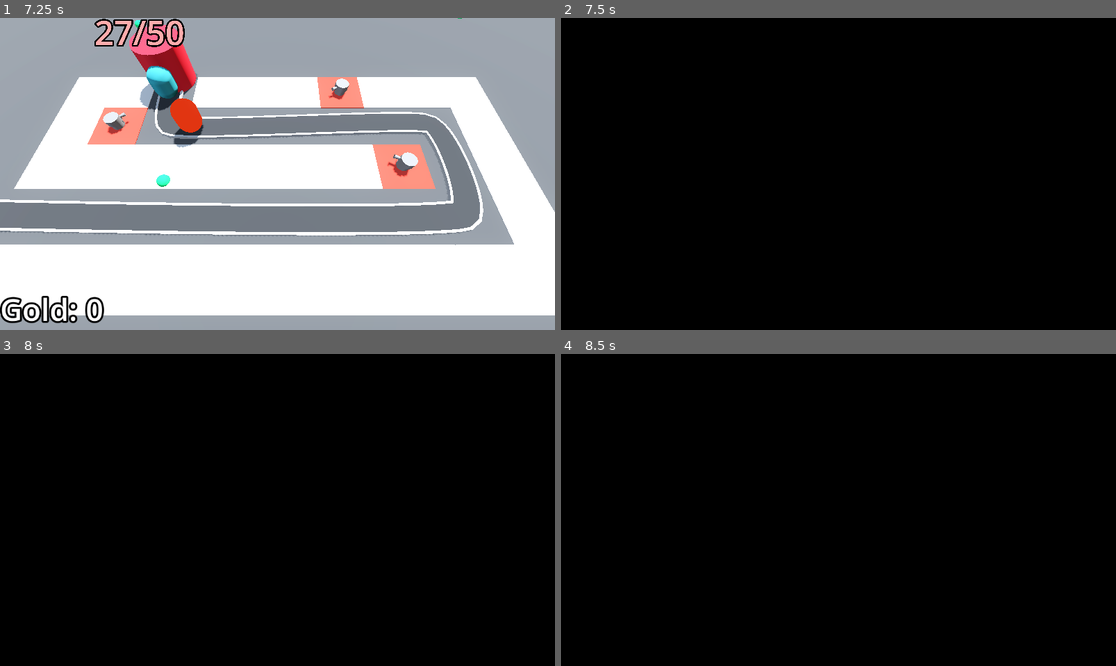
Above: before the commit, frames 1-4 (two rows, left to right).
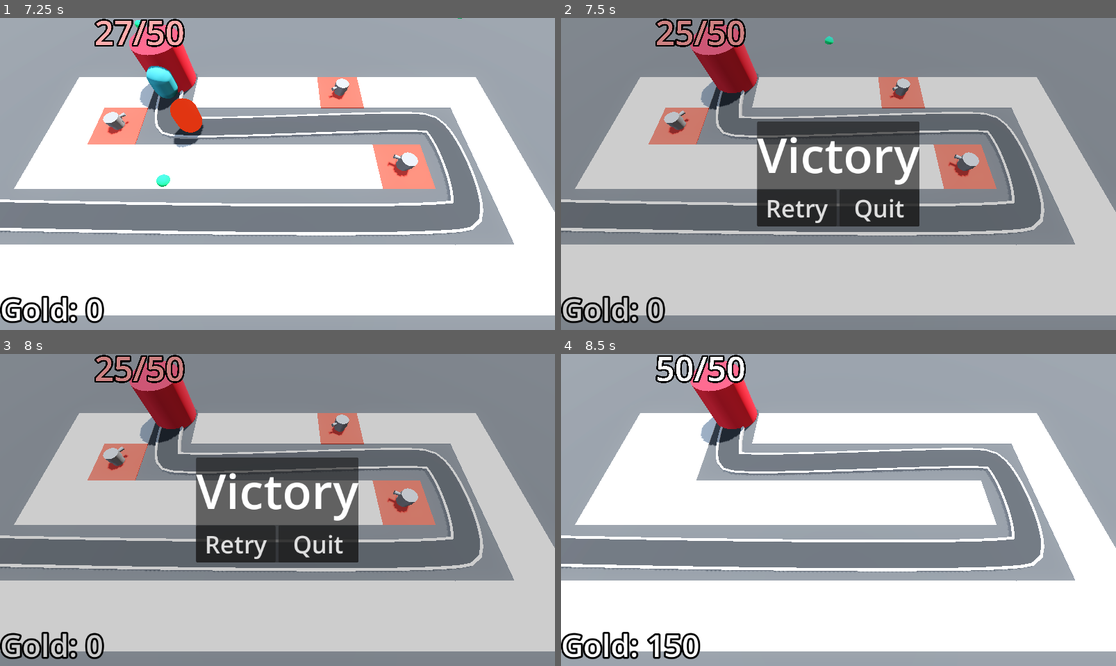
Above: after the commit, the same moments.

Repository: Rubix334/Barbarian_blaster
Game: Godot game, scene res://base_level.tscn
Same seed, same stepped clock (60 frames per second), same inputs: the game is played once before the commit and once after it.
Inputs (mouse positions are in pixels of both pictures, inside the frame that each line leads up to):
- Up to frame 1 (7.25 s): move the mouse to (399, 158) at 0.52 s; click (399, 158) at 0.6 s; move the mouse to (166, 189) at 1.27 s; click (166, 189) at 1.35 s; move the mouse to (333, 105) at 2.02 s; click (333, 105) at 2.1 s; move the mouse to (249, 236) at 2.77 s; click (249, 236) at 2.85 s; move the mouse to (444, 220) at 3.52 s; click (444, 220) at 3.6 s; move the mouse to (111, 127) at 4.27 s; click (111, 127) at 4.35 s; move the mouse to (305, 174) at 5.02 s; click (305, 174) at 5.1 s; move the mouse to (194, 96) at 5.77 s; click (194, 96) at 5.85 s; move the mouse to (399, 158) at 6.52 s; click (399, 158) at 6.6 s
- Up to frame 2 (7.5 s): move the mouse to (727, 189) at 7.27 s; click (727, 189) at 7.35 s
- Up to frame 3 (8 s): no input
- Up to frame 4 (8.5 s): click (794, 544) at 8 s, where only the run after the commit has a clickable "Retry"

Frame 1 is identical in both runs. In frame 2, 99% of the frame differs, in the area x 0-100%, y 0-100%; in frame 3, 99%; in frame 4, 99%.

Commit message:
Victory Screen complete

Diff:
--- a/base_level.tscn
+++ b/base_level.tscn
@@ -9,6 +9,7 @@
 [ext_resource type="Script" uid="uid://cgu2xobyup678" path="res://Turret/turret_manager.gd" id="5_ftfrf"]
 [ext_resource type="PackedScene" uid="uid://d01unib15e15u" path="res://Turret/turret.tscn" id="6_u2wky"]
 [ext_resource type="PackedScene" uid="uid://duai3x7n3jwkp" path="res://difficulty_manager.tscn" id="9_xjg0i"]
+[ext_resource type="Script" uid="uid://76luocasr4vw" path="res://victory_layer.gd" id="10_ykwpl"]
 
 [sub_resource type="LabelSettings" id="LabelSettings_2elnx"]
 font_size = 64
@@ -48,6 +49,9 @@
 _limits = [10.0, 150.0, 0.0, 1.0]
 _data = [Vector2(0, 10), 0.0, 140.0, 0, 1, Vector2(1, 150), 140.0, 0.0, 1, 0]
 point_count = 2
+
+[sub_resource type="LabelSettings" id="LabelSettings_fxpm7"]
+font_size = 100
 
 [node name="BaseLevel" type="Node3D" unique_id=1009587592]
 
@@ -165,6 +169,7 @@
 
 [node name="VictoryLayer" type="CanvasLayer" parent="." unique_id=891238701]
 visible = false
+script = ExtResource("10_ykwpl")
 
 [node name="ColorRect" type="ColorRect" parent="VictoryLayer" unique_id=1170169032]
 anchors_preset = 15
@@ -172,7 +177,53 @@
 anchor_bottom = 1.0
 grow_horizontal = 2
 grow_vertical = 2
-color = Color(0, 0, 0, 1)
+color = Color(0, 0, 0, 0.19607843)
+
+[node name="CenterContainer" type="CenterContainer" parent="VictoryLayer" unique_id=1707542496]
+anchors_preset = 8
+anchor_left = 0.5
+anchor_top = 0.5
+anchor_right = 0.5
+anchor_bottom = 0.5
+offset_left = -250.0
+offset_top = -275.0
+offset_right = 250.0
+offset_bottom = 275.0
+grow_horizontal = 2
+grow_vertical = 2
+size_flags_horizontal = 4
+size_flags_vertical = 4
+
+[node name="PanelContainer" type="PanelContainer" parent="VictoryLayer/CenterContainer" unique_id=1188369521]
+layout_mode = 2
+
+[node name="VBoxContainer" type="VBoxContainer" parent="VictoryLayer/CenterContainer/PanelContainer" unique_id=1021495319]
+layout_mode = 2
+
+[node name="Label" type="Label" parent="VictoryLayer/CenterContainer/PanelContainer/VBoxContainer" unique_id=429840437]
+layout_mode = 2
+text = "Victory"
+label_settings = SubResource("LabelSettings_fxpm7")
+horizontal_alignment = 1
+
+[node name="HBoxContainer" type="HBoxContainer" parent="VictoryLayer/CenterContainer/PanelContainer/VBoxContainer" unique_id=236327385]
+layout_mode = 2
+theme_override_constants/separation = 6
+alignment = 1
+
+[node name="Retry" type="Button" parent="VictoryLayer/CenterContainer/PanelContainer/VBoxContainer/HBoxContainer" unique_id=1799138954]
+layout_mode = 2
+size_flags_horizontal = 3
+theme_override_font_sizes/font_size = 50
+text = "Retry"
+
+[node name="Quit" type="Button" parent="VictoryLayer/CenterContainer/PanelContainer/VBoxContainer/HBoxContainer" unique_id=590522767]
+layout_mode = 2
+size_flags_horizontal = 3
+theme_override_font_sizes/font_size = 50
+text = "Quit"
 
 [connection signal="timeout" from="EnemyPath/Timer" to="EnemyPath" method="_on_timer_timeout"]
 [connection signal="stop_spawning_enemies" from="DifficultyManager" to="EnemyPath" method="_on_difficulty_manager_stop_spawning_enemies"]
+[connection signal="pressed" from="VictoryLayer/CenterContainer/PanelContainer/VBoxContainer/HBoxContainer/Retry" to="VictoryLayer" method="_on_retry_pressed"]
+[connection signal="pressed" from="VictoryLayer/CenterContainer/PanelContainer/VBoxContainer/HBoxContainer/Quit" to="VictoryLayer" method="_on_quit_pressed"]
--- /dev/null
+++ b/victory_layer.gd
@@ -0,0 +1,9 @@
+extends CanvasLayer
+
+
+func _on_retry_pressed() -> void:
+	get_tree().reload_current_scene()
+
+
+func _on_quit_pressed() -> void:
+	get_tree().quit()
Not shown, added: victory_layer.gd.uid
